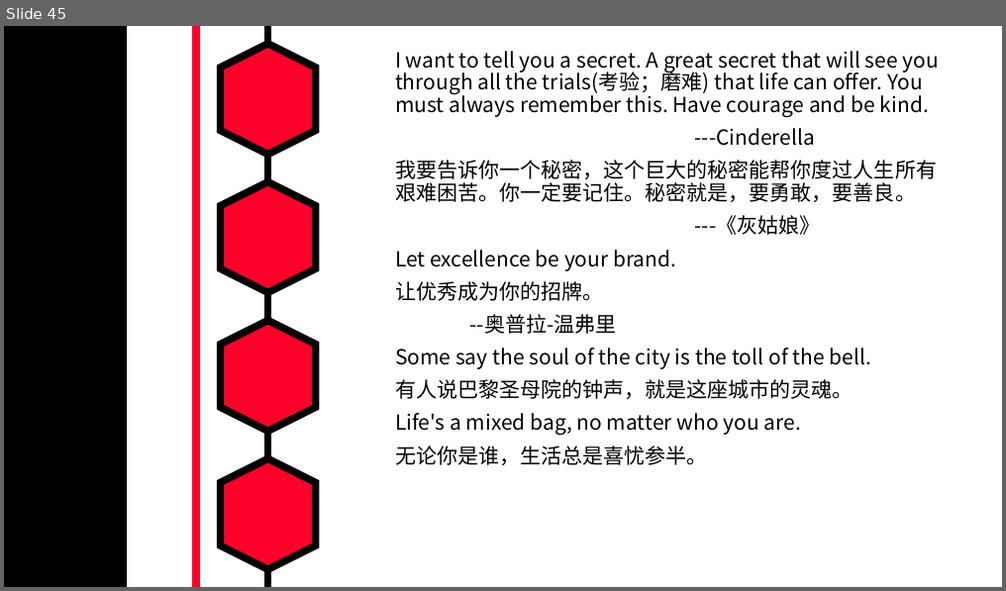
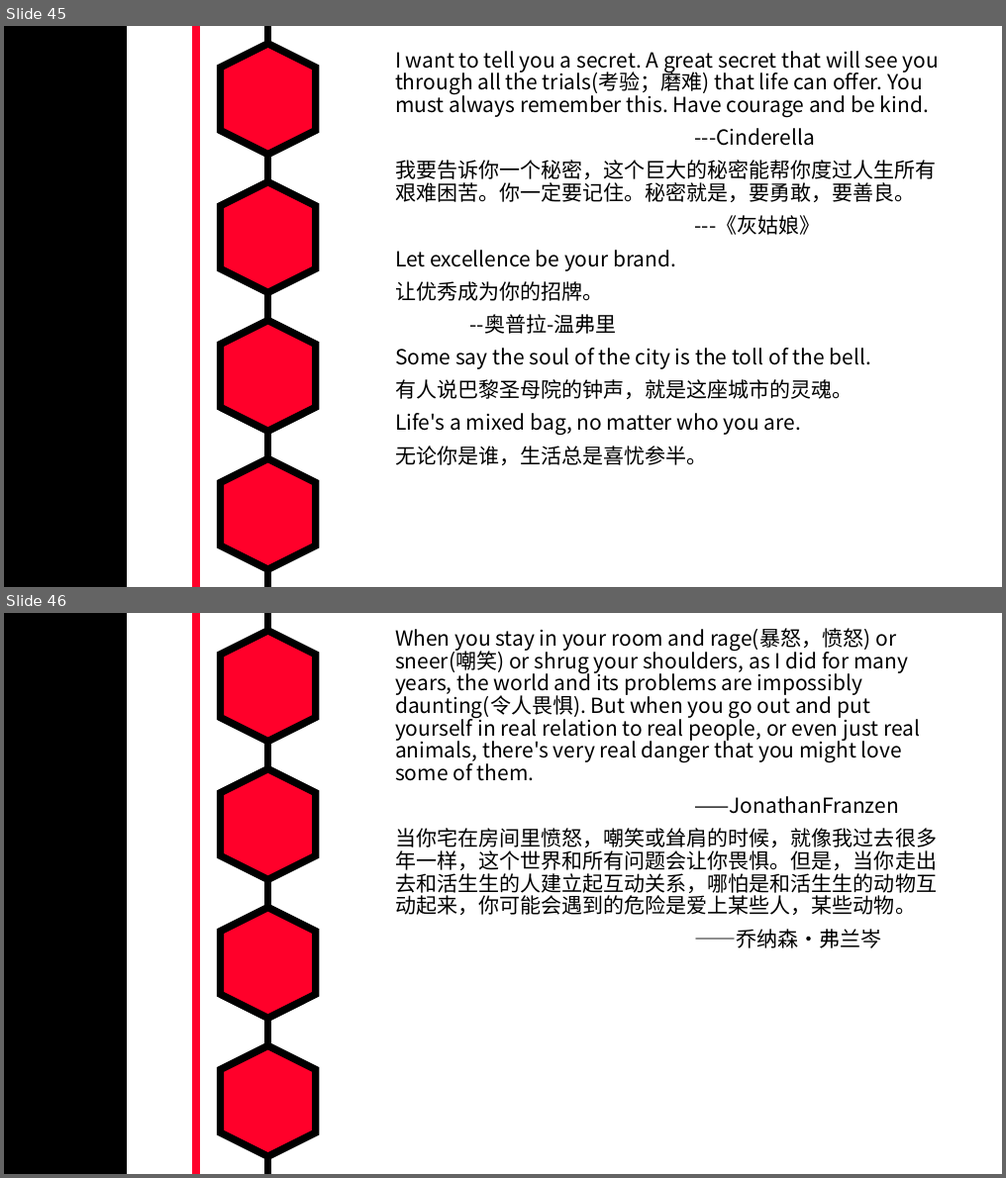
Before and after one commit to MarkShen1992/PPT-template, a slide deck: morning reading/iridescent english sentenses.pptx. Shown one above the other, each under a label of ours: slide 45 before the commit, slides 45 and 46 after it. The pictures are 1006x591 and 1006x1178 pixels, drawn with LibreOffice and Linux fonts; fonts in the diff are those of the drawing. Boxes give left, top, right and bottom in pixels: in the first picture for what was removed or moved away, otherwise in the second. Text is boxed around its words. In the diff, an @@ line names an element or a change of style, - is before the commit and + after.

```diff
--- a/morning reading/iridescent english sentenses.pptx
+++ b/morning reading/iridescent english sentenses.pptx
@@ slide 46 added at <box>4,613,1002,1174</box>, background #FFFFFF; not listed: 7 template elements that a slide beside it also shows @@
@@ text added at <box>395,628,937,949</box>, 20 pt, text #000000 @@
+When you stay in your room and rage(暴怒，愤怒) or sneer(嘲笑) or shrug your shoulders, as I did for many years, the world and its problems are impossibly daunting(令人畏惧). But when you go out and put yourself in real relation to real people, or even just real animals, there's very real danger that you might love some of them.
+——JonathanFranzen
+当你宅在房间里愤怒，嘲笑或耸肩的时候，就像我过去很多年一样，这个世界和所有问题会让你畏惧。但是，当你走出去和活生生的人建立起互动关系，哪怕是和活生生的动物互动起来，你可能会遇到的危险是爱上某些人，某些动物。
+——乔纳森·弗兰岑
```
Also in this commit, not shown: 4 slides changed, 2 other slides added.
